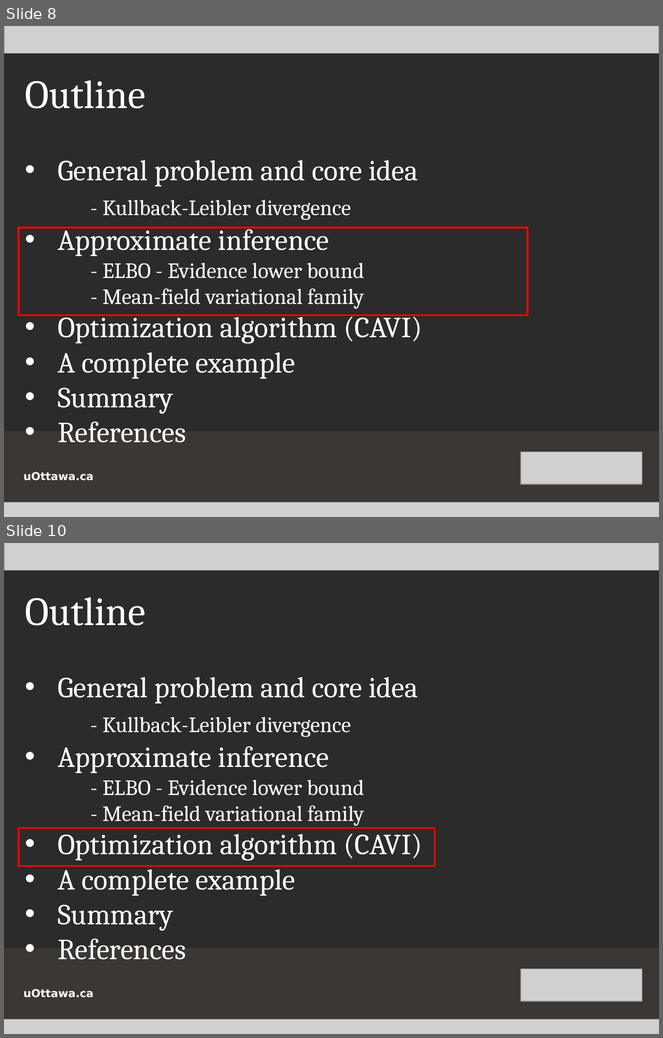
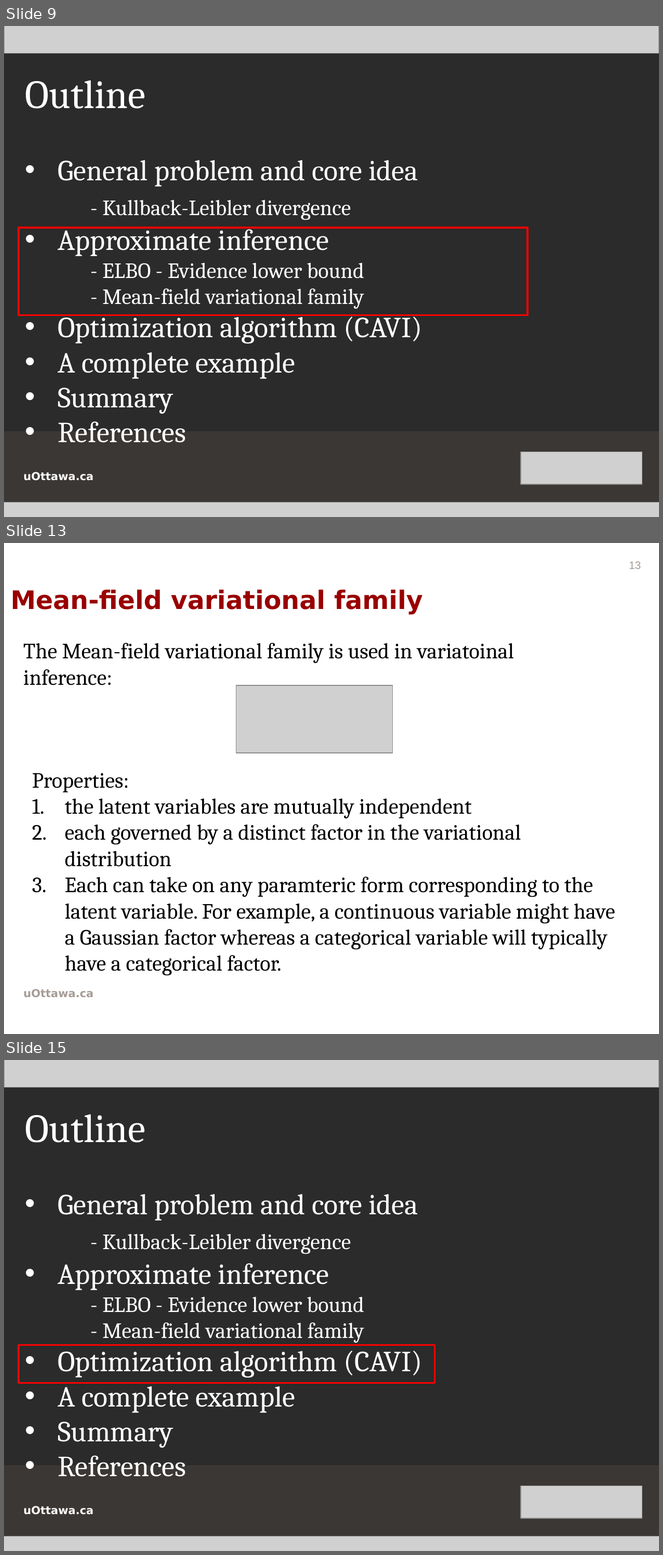
Before and after one commit to wwwmonsterlam/GraphicModelClassifierProject, a slide deck: presentationi.pptx. Shown one above the other, each under a label of ours: slides 8 and 10 before the commit, slides 9, 13 and 15 after it; the slides between them are not shown. The pictures are 663x1038 and 663x1555 pixels, drawn with LibreOffice and Linux fonts; fonts in the diff are those of the drawing; grey boxes stand for pictures; background and template pictures are left out; a plain dark background stands for a picture behind light text. Boxes give left, top, right and bottom in pixels: in the first picture for what was removed or moved away, otherwise in the second. Text is boxed around its words. In the diff, an @@ line names an element or a change of style, - is before the commit and + after.

```diff
--- a/presentationi.pptx
+++ b/presentationi.pptx
@@ slide 13 added at [4,543,659,1034], background picture (left out) @@
@@ page number added at [629,561,641,569], 12 pt, text #A69C95 @@
+13
@@ text added at [11,589,423,615], 28 pt, text #990000, bold @@
+Mean-field variational family
@@ text added at [23,643,514,663], 24 pt, text #000000 @@
+The Mean-field variational family is used in variatoinal inference:
@@ picture added at [236,686,393,753] @@
@@ text added at [32,773,616,976], 24 pt, text #000000 @@
+Properties:
+1. the latent variables are mutually independent
+2. each governed by a distinct factor in the variational distribution
+3. Each can take on any paramteric form corresponding to the latent variable. For example, a continuous variable might have a Gaussian factor whereas a categorical variable will typically have a categorical factor.
@@ text added at [23,989,93,997], 12 pt, text #A69C95, bold @@
+uOttawa.ca
@@ what was slide 8 is now slide 9 @@
@@ what was slide 10 is now slide 15 @@
```
Also in this commit, not shown: 3 slides changed, 7 other slides added.
